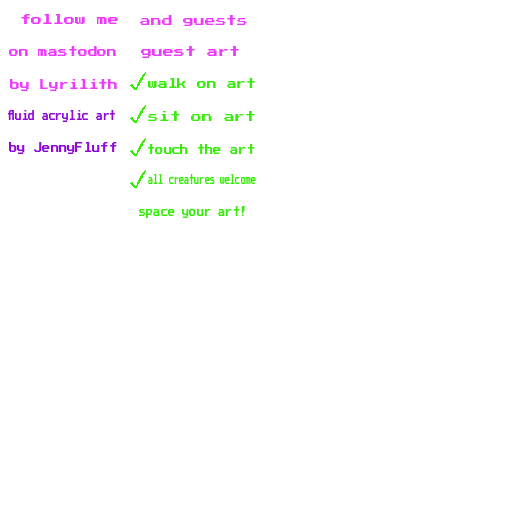
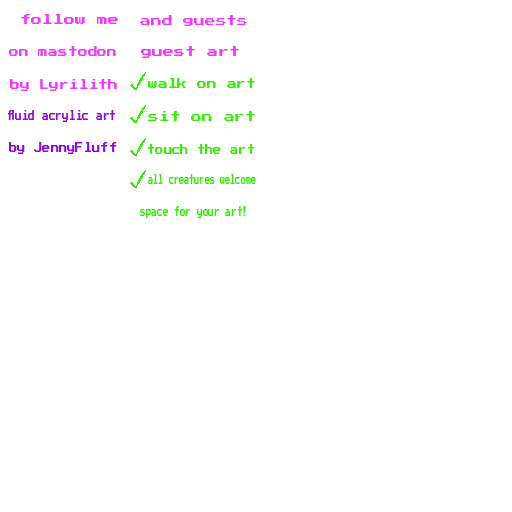
Layers edited between the first and the second 512 × 512 image:
added layer "canvas.png #12" above "canvas.png #11" over [140,206,246,218]
painted on "canvas.png #11" over [139,206,245,218]
